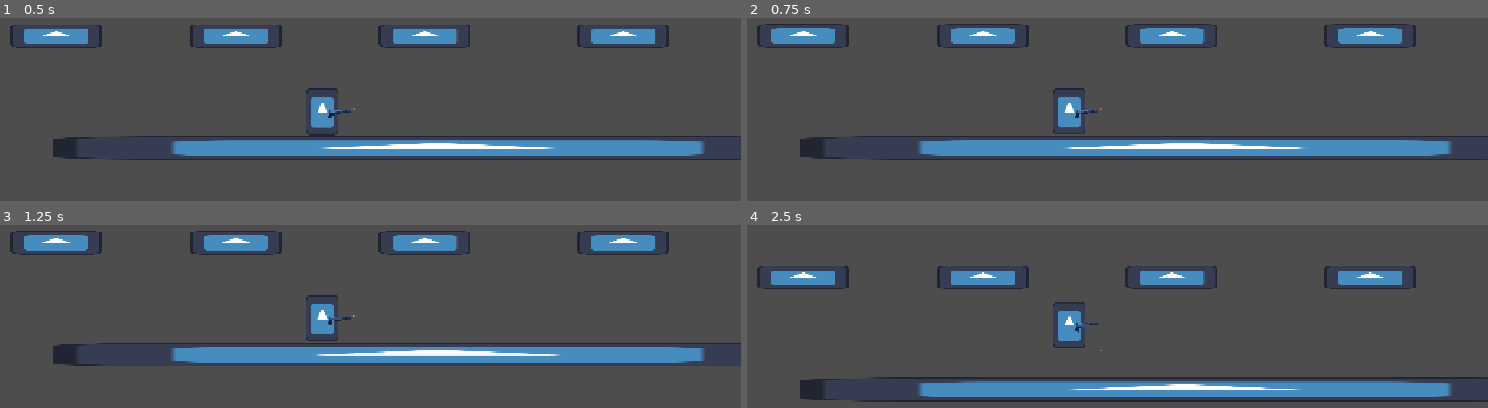
Above: before the commit, frames 1-4 (two rows, left to right).
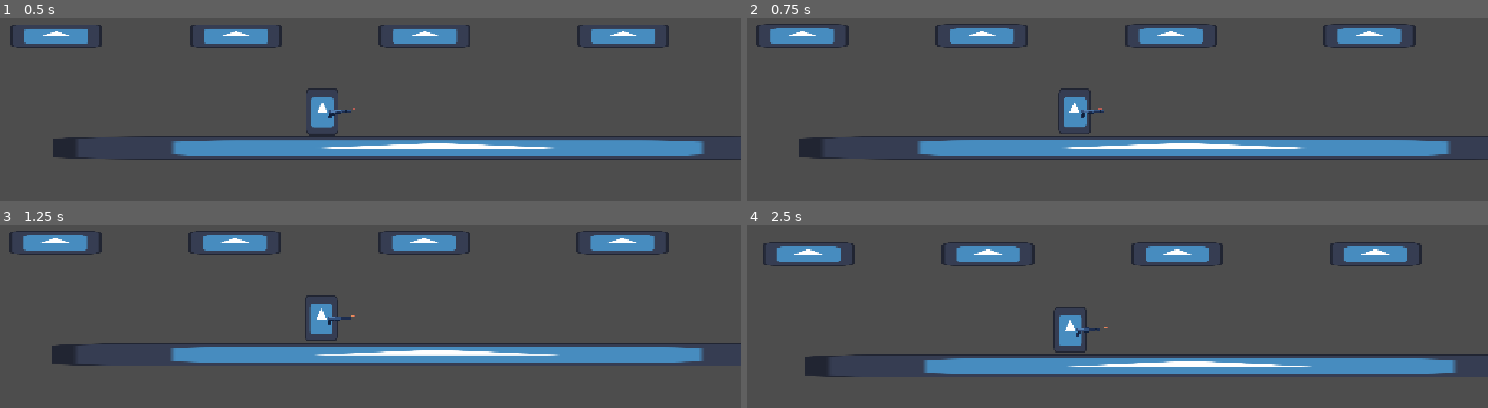
Above: after the commit, the same moments.

Repository: parlakportakal/silahasokan
Game: Godot game, scene res://Scenes/main.tscn
Two runs of this game, one before a commit and one after it. Both use one fixed random seed, a clock stepped at 60 frames per second and the inputs below. The engine's default icon, where the game draws it, is replaced by a stand-in: a white triangle on a blue panel in a dark square.
Inputs:
- Up to frame 1 (0.5 s): no input
- Up to frame 2 (0.75 s): tap D (saga) at 0.6 s
- Up to frame 3 (1.25 s): tap A (sola) at 0.8 s
- Up to frame 4 (2.5 s): tap Enter at 1.25 s; tap A (sola) at 1.35 s; tap Space (zipla) at 1.55, 2.1 s; tap D (saga) at 2.3 s

Frame 1 is identical in both runs. In frame 2, 0.8% of the frame differs, in the area x 1-89%, y 3-76%; in frame 3, 0.5%; in frame 4, 24%, in the area x 1-100%, y 9-97%.

Commit message:
Update player.gd

Diff:
--- a/Scripts/player.gd
+++ b/Scripts/player.gd
@@ -13,6 +13,12 @@
 @export var friction: float = 1800.0
 ## Havada kontrol: havadayken yön değiştirme gücü (0-1 arası çarpan)
 @export_range(0.0, 1.0) var air_control: float = 0.6
+## Ters yöne basınca uygulanan hızlanma (büyük = anında dönüş, Celeste hissi)
+@export var turn_acceleration: float = 3200.0
+## Zıplarken ters yöne basılıysa hızı anında o yöne çevir (true = çok keskin dönüş)
+@export var flip_speed_on_jump: bool = true
+## flip_speed_on_jump açıkken çevrilen hızın max_speed'e oranı (1.0 = tam hız)
+@export_range(0.0, 1.0) var flip_speed_ratio: float = 1.0
 
 @export_group("Zıplama")
 ## Zıplama gücü (yukarı yöndeki ilk hız)
@@ -24,7 +30,7 @@
 ## Yere değmeden hemen önce basılan zıplama tuşunu hatırlama süresi (saniye)
 @export var jump_buffer_time: float = 0.1
 ## Toplam zıplama sayısı (1 = normal, 2 = çift zıplama)
-@export var max_jumps: int = 1
+@export var max_jumps: int = 2
 
 @export_group("Yerçekimi")
 ## Normal yerçekimi
@@ -34,6 +40,14 @@
 ## Maksimum düşme hızı
 @export var max_fall_speed: float = 700.0
 
+@export_group("Yere İniş")
+## true: yere değince yatay hız sıfırlanır (kayma olmaz)
+## false: hız korunur, normal sürtünmeyle yavaşlar (Celeste hissi)
+@export var reset_slide_on_land: bool = false
+## true: tuşa basıyor olsan bile iner inmez hız sıfırlanır
+## false: sadece tuşu bırakmışsan sıfırlanır (koşarken akıcılık bozulmaz)
+@export var reset_even_when_holding: bool = false
+
 # =====================================================
 #  İÇ DEĞİŞKENLER (genelde dokunmana gerek yok)
 # =====================================================
@@ -41,14 +55,34 @@
 var coyote_timer: float = 0.0       # Kenardan düştükten sonra kalan "bonus" süre
 var jump_buffer_timer: float = 0.0  # Zıplama tuşuna basıldıktan sonra kalan süre
 var jumps_left: int = 0             # Kalan zıplama hakkı
+var can_cut_jump: bool = false      # Bu zıplama tuş bırakılınca kısalabilir mi?
 
 
 func _physics_process(delta: float) -> void:
+	var was_on_floor := is_on_floor()  # Bu karedeki başlangıç durumu
+
 	_update_timers(delta)
 	_apply_gravity(delta)
 	_handle_jump()
 	_handle_horizontal(delta)
 	move_and_slide()  # Hareketi uygular ve çarpışmaları halleder
+
+	# Havadan yere yeni indiysek
+	if is_on_floor() and not was_on_floor:
+		_on_landed()
+
+
+# -----------------------------------------------------
+#  Yere iniş anında bir kez çalışır
+# -----------------------------------------------------
+func _on_landed() -> void:
+	if not reset_slide_on_land:
+		return
+
+	var direction := Input.get_axis("sola", "saga")
+	# Tuş bırakılmışsa (veya ayar açıksa) kaymayı sıfırla
+	if direction == 0.0 or reset_even_when_holding:
+		velocity.x = 0.0
 
 
 # -----------------------------------------------------
@@ -60,6 +94,10 @@
 		jumps_left = max_jumps       # Yere değince zıplama hakkı yenilenir
 	else:
 		coyote_timer -= delta        # Havadayken sayaç azalır
+		# Zıplamadan kenardan düştüysek ve coyote süresi bittiyse
+		# yerden zıplama hakkını say (yoksa havada fazladan zıplama bedava olur)
+		if coyote_timer <= 0.0 and jumps_left == max_jumps:
+			jumps_left = max_jumps - 1
 
 	jump_buffer_timer -= delta
 
@@ -96,8 +134,19 @@
 		coyote_timer = 0.0
 		jumps_left -= 1
 
-	# Değişken zıplama yüksekliği: tuşu erken bırakırsan zıplama kısalır
-	if Input.is_action_just_released("jump") and velocity.y < 0:
+		# Yerden zıplamada kısaltma açık, havada (double jump) KAPALI
+		# Yani havada tuşa kısa bassan bile tam yükseklikte zıplar
+		can_cut_jump = can_ground_jump
+
+		# Celeste hissi: bir yöne giderken zıplama anında ters yöne basılıysa
+		# hızı anında o yöne çevir (iniş momentumu seni ters yöne taşımasın)
+		if flip_speed_on_jump:
+			var dir := Input.get_axis("sola", "saga")
+			if dir != 0.0 and signf(velocity.x) == -dir:
+				velocity.x = dir * max_speed * flip_speed_ratio
+
+	# Tuşu erken bırakınca zıplamayı kes (sadece yerden yapılan zıplamada)
+	if Input.is_action_just_released("zipla") and velocity.y < 0 and can_cut_jump:
 		velocity.y *= jump_cut
 
 
@@ -106,14 +155,19 @@
 # -----------------------------------------------------
 func _handle_horizontal(delta: float) -> void:
 	# -1 (sol), 0 (yok), 1 (sağ)
-	var direction := Input.get_axis("move_left", "move_right")
+	var direction := Input.get_axis("sola", "saga")
 
 	# Havadaysak kontrol gücü azalır
 	var control := 1.0 if is_on_floor() else air_control
 
 	if direction != 0.0:
+		# Ters yöne basıyorsak daha güçlü hızlanma kullan (keskin dönüş)
+		var accel := acceleration
+		if signf(velocity.x) == -direction:
+			accel = turn_acceleration
+
 		# Tuşa basılıyor: hedef hıza doğru hızlan
-		velocity.x = move_toward(velocity.x, direction * max_speed, acceleration * control * delta)
+		velocity.x = move_toward(velocity.x, direction * max_speed, accel * control * delta)
 	else:
 		# Tuş yok: sürtünmeyle yavaşla
 		velocity.x = move_toward(velocity.x, 0.0, friction * control * delta)
